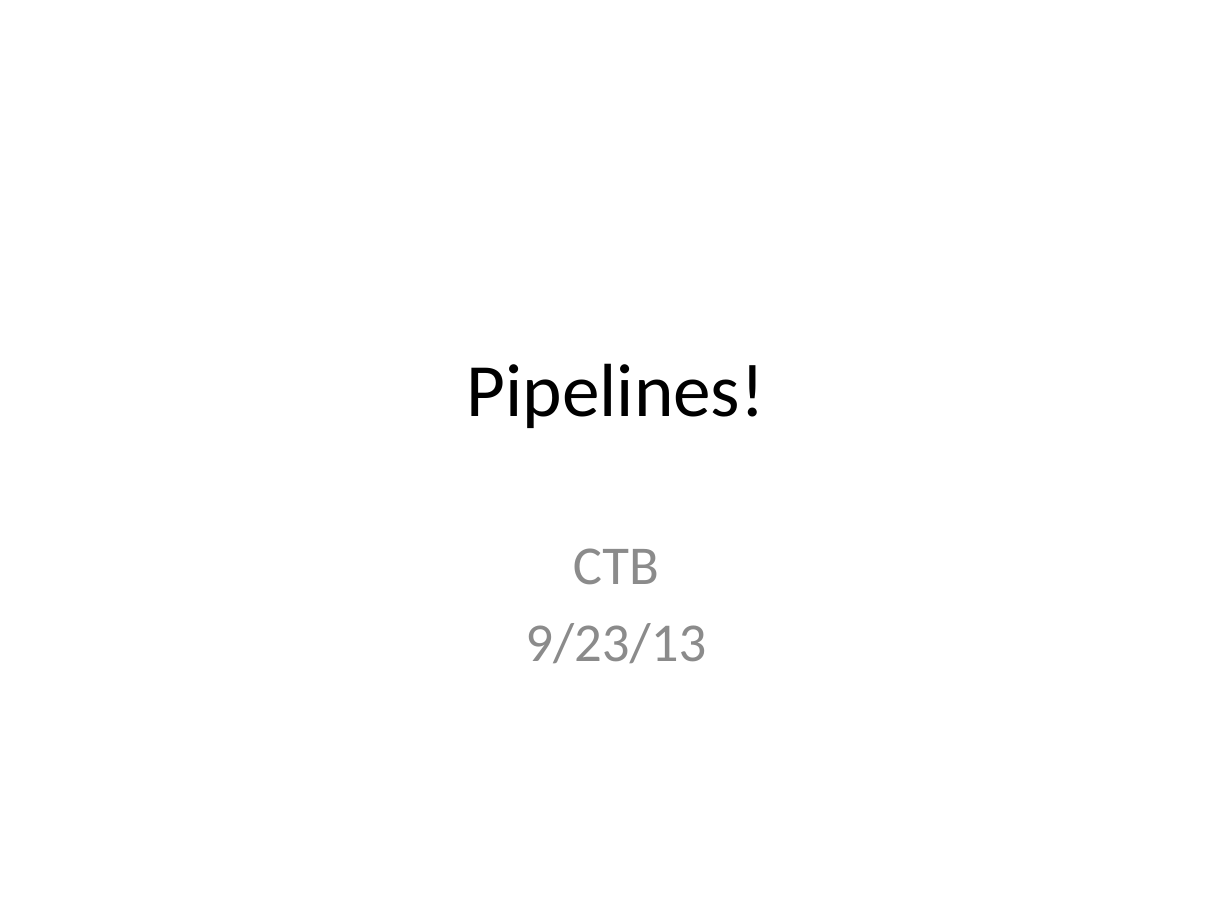
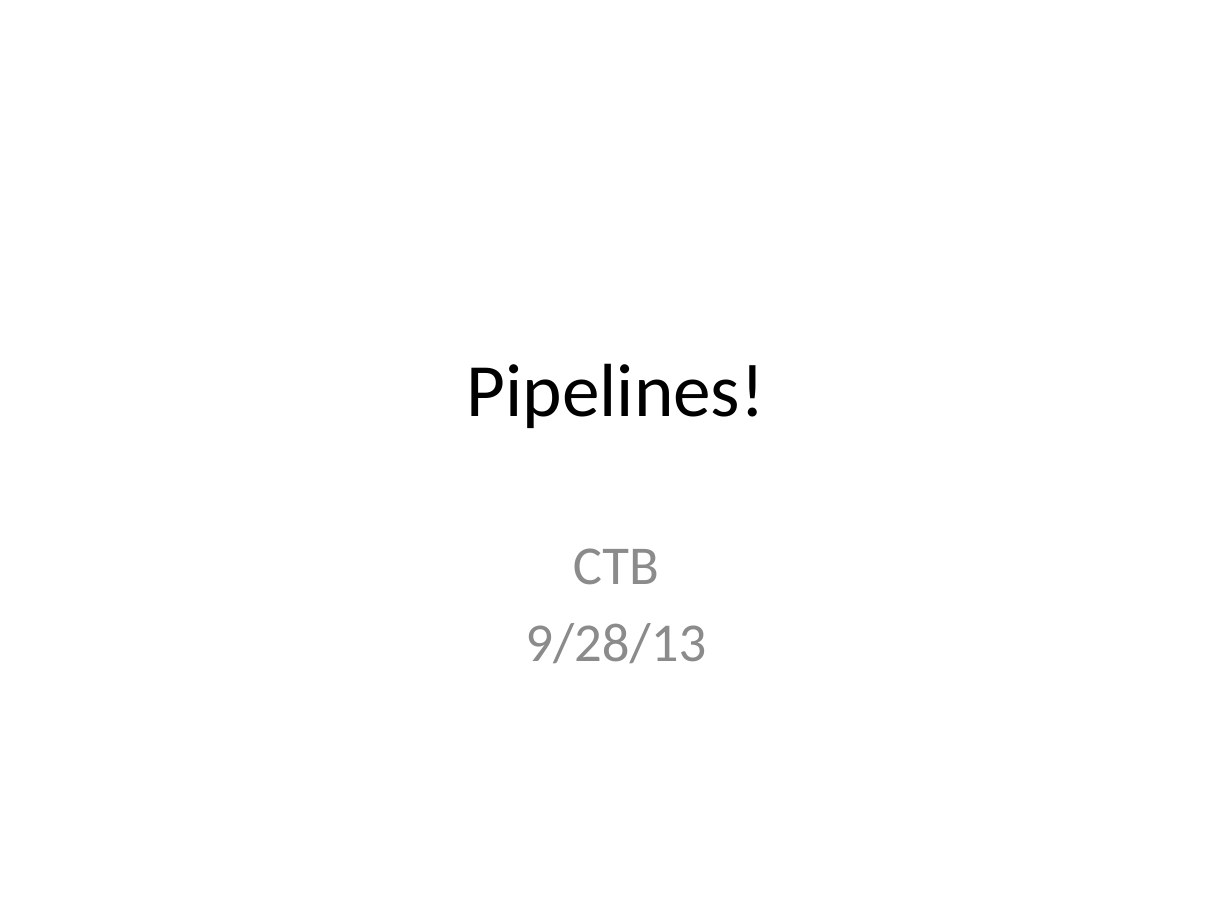
Before and after one commit to beacon-center/2013-uw-zero-entry, a slide deck: slide 1 of _static/lecture-pipelines.pptx. Drawn at 1232x924 pixels with LibreOffice and Linux fonts; fonts in the diff are those of the drawing. Boxes give left, top, right and bottom in pixels: in the first picture for what was removed or moved away, otherwise in the second. Text is boxed around its words. In the diff, an @@ line names an element or a change of style, - is before the commit and + after.

```diff
--- a/_static/lecture-pipelines.pptx
+++ b/_static/lecture-pipelines.pptx
@@ subtitle at [525, 623, 706, 663]: text changed @@
-9/23/13
+9/28/13
```
Also in this commit, not shown: 2 other files.
